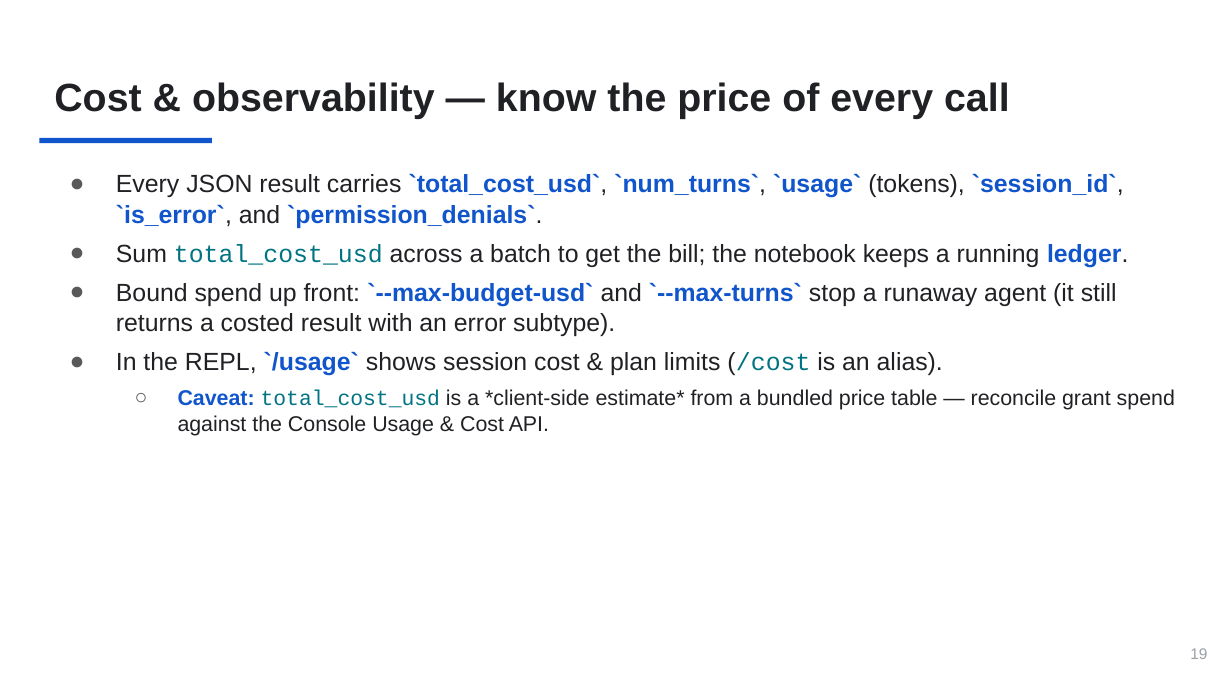
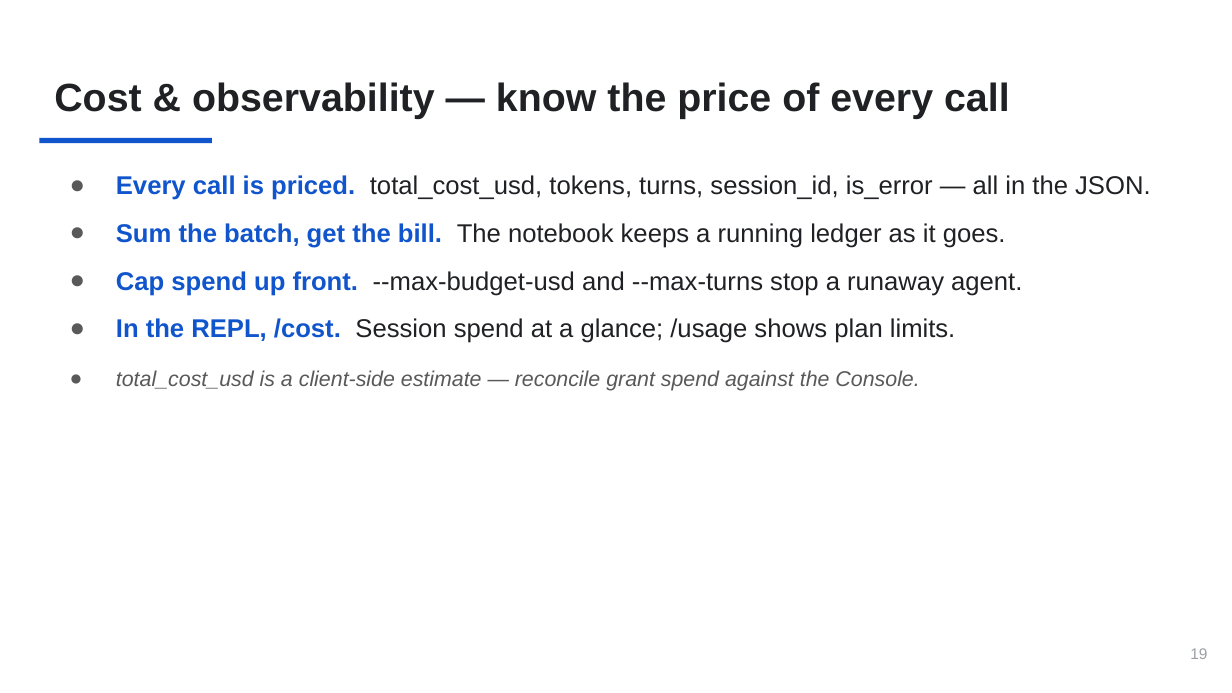
Before and after one commit to PursuitOfDataScience/uchicago-workshops, a slide deck: slide 19 of claude-code-tutorial/claude-code-tutorial.pptx. Drawn at 1232x693 pixels with LibreOffice and Linux fonts; fonts in the diff are those of the drawing. Boxes give left, top, right and bottom in pixels: in the first picture for what was removed or moved away, otherwise in the second. Text is boxed around its words. In the diff, an @@ line names an element or a change of style, - is before the commit and + after.

```diff
--- a/claude-code-tutorial/claude-code-tutorial.pptx
+++ b/claude-code-tutorial/claude-code-tutorial.pptx
@@ text at bbox=[116, 175, 1150, 391]: text changed; size 14.5 to 15 pt @@
-● Every JSON result carries `total_cost_usd`, `num_turns`, `usage` (tokens), `session_id`, `is_error`, and `permission_denials`.
-● Sum total_cost_usd across a batch to get the bill; the notebook keeps a running ledger.
-● Bound spend up front: `--max-budget-usd` and `--max-turns` stop a runaway agent (it still returns a costed result with an error subtype).
-● In the REPL, `/usage` shows session cost & plan limits (/cost is an alias).
-  ○ Caveat: total_cost_usd is a *client-side estimate* from a bundled price table — reconcile grant spend against the Console Usage & Cost API.
+● Every call is priced. total_cost_usd, tokens, turns, session_id, is_error — all in the JSON.
+● Sum the batch, get the bill. The notebook keeps a running ledger as it goes.
+● Cap spend up front. --max-budget-usd and --max-turns stop a runaway agent.
+● In the REPL, /cost. Session spend at a glance; /usage shows plan limits.
+● total_cost_usd is a client-side estimate — reconcile grant spend against the Console.
```
Also in this commit, not shown: 35 other slides changed, 3 other files.
